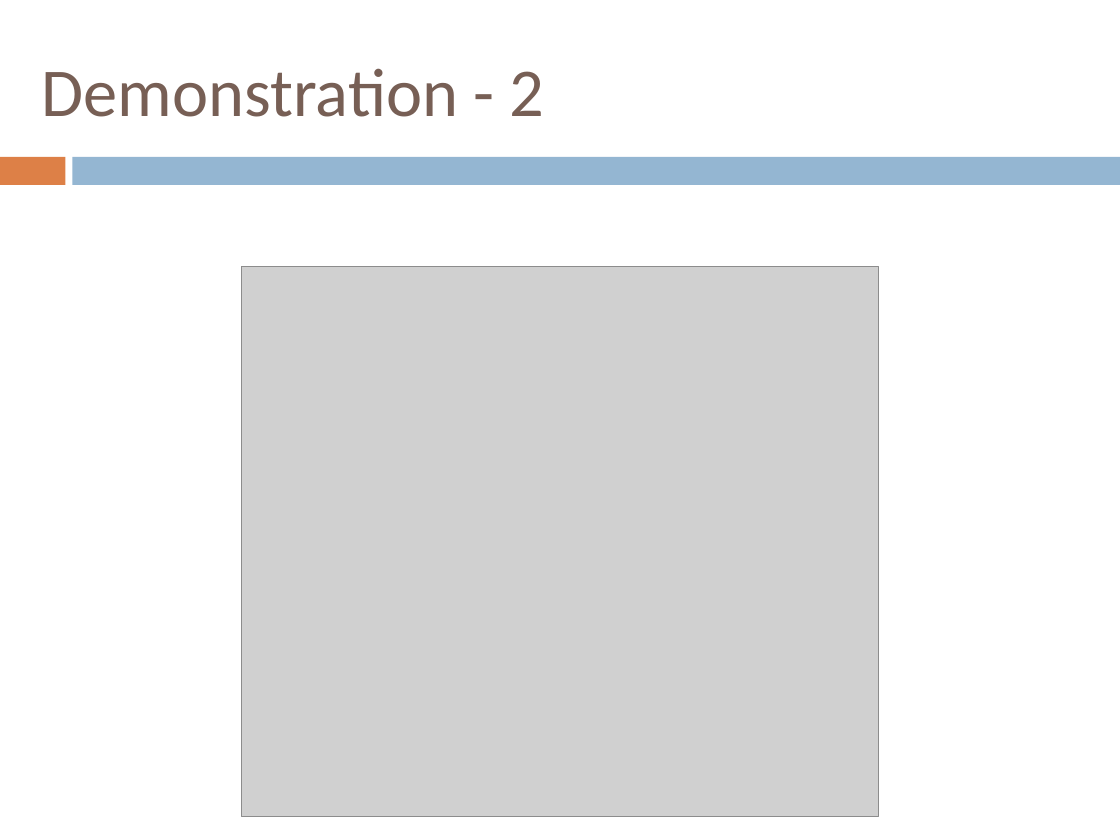
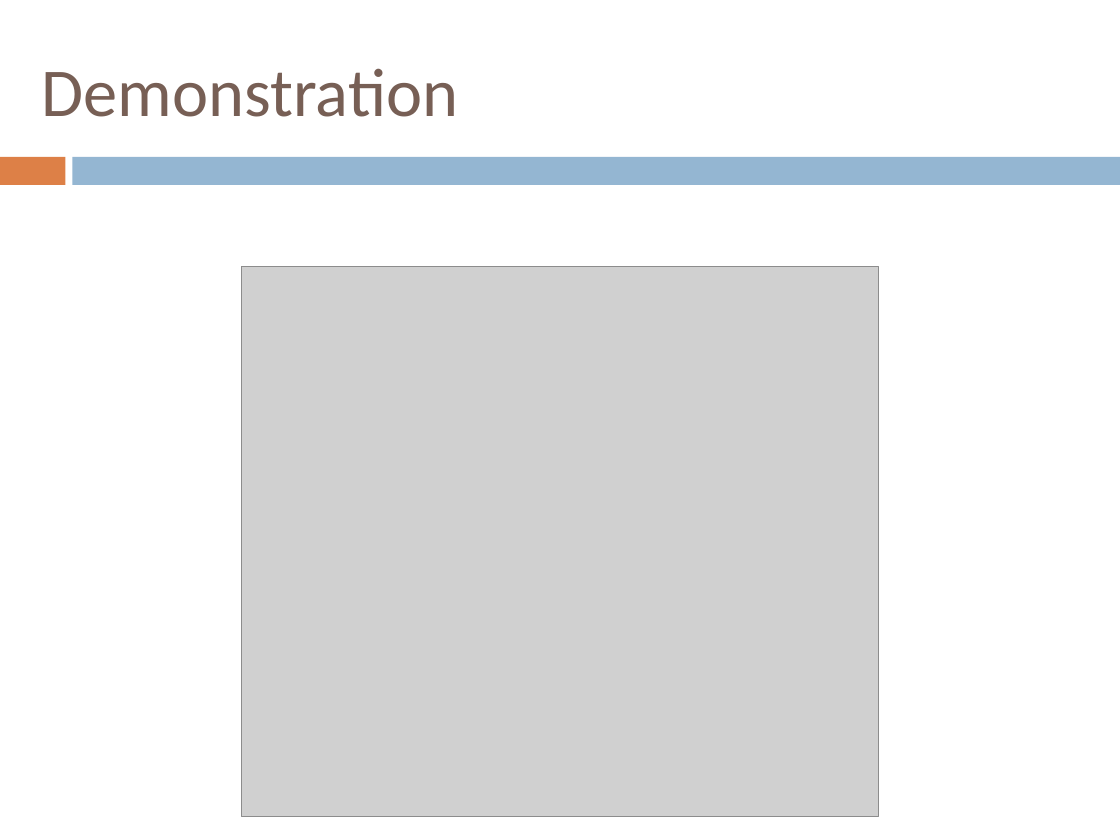
Before and after one commit to henrikklarup/sw402a, a slide deck: slide 28 of Project/præsentation/lasse.pptx. Drawn at 1120x840 pixels with LibreOffice and Linux fonts; fonts in the diff are those of the drawing; grey boxes stand for pictures. Boxes give left, top, right and bottom in pixels: in the first picture for what was removed or moved away, otherwise in the second. Text is boxed around its words. In the diff, an @@ line names an element or a change of style, - is before the commit and + after.

```diff
--- a/Project/præsentation/lasse.pptx
+++ b/Project/præsentation/lasse.pptx
@@ title at (42,68,458,117): text changed @@
-Demonstration - 2
+Demonstration
```
Also in this commit, not shown: 3 other slides changed.
